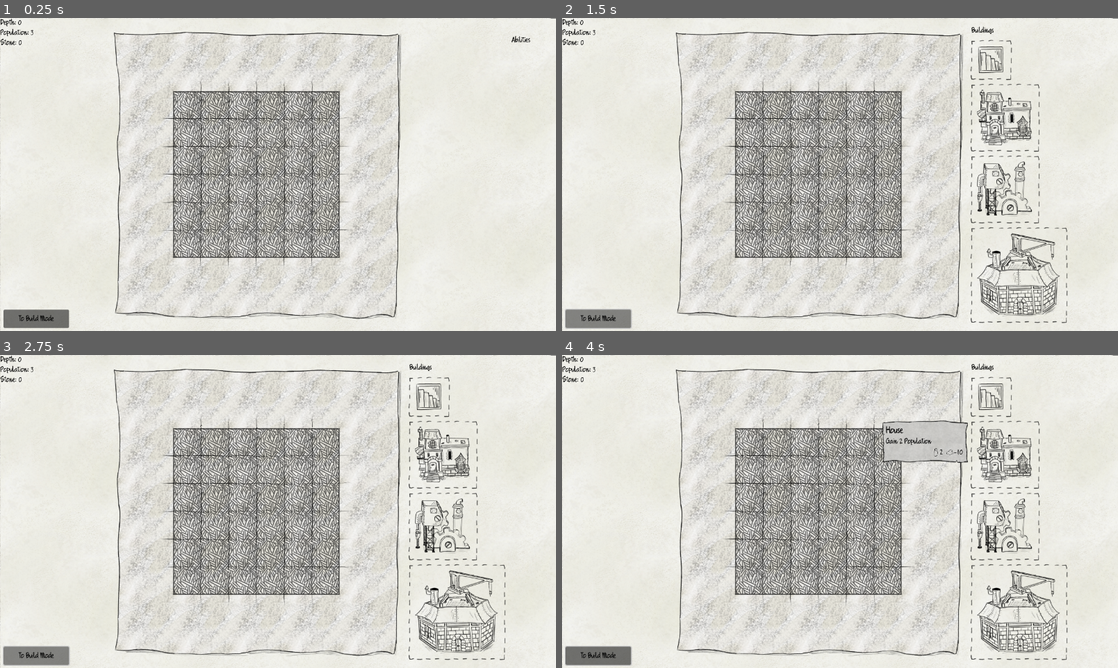
Above: before the commit, frames 1-4 (two rows, left to right).
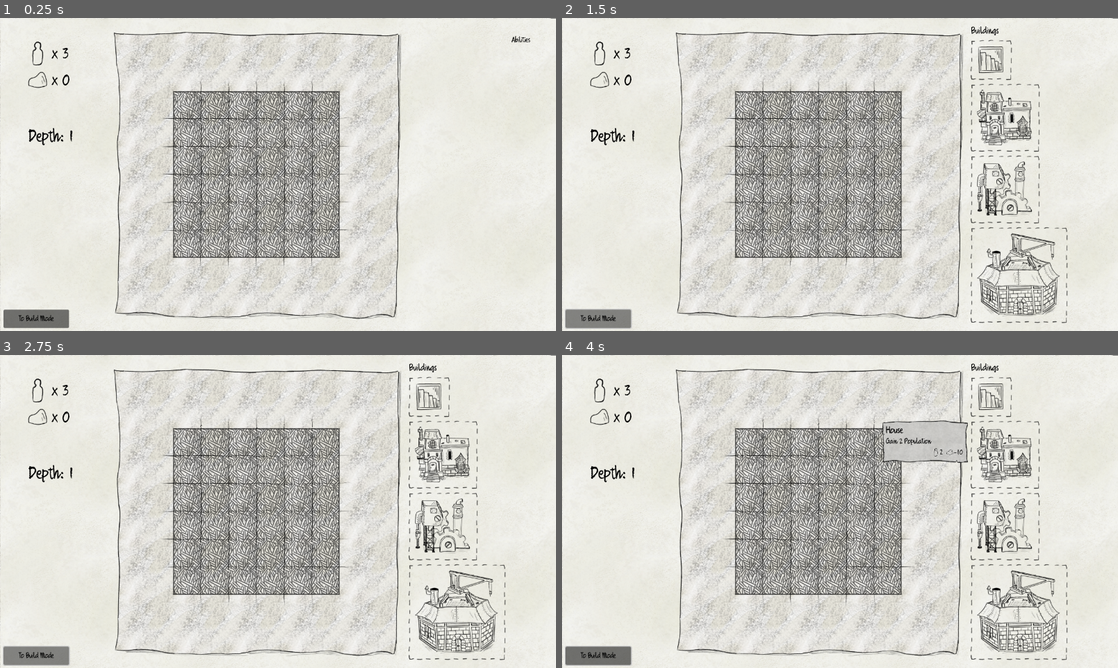
Above: after the commit, the same moments.

Repository: e-lain/MinesweeperDwarves
Game: Godot game, scene res://Main.tscn
The game is run twice, just before and just after one commit, with the same random seed, the same clock (stepped at 60 frames per second) and the same inputs.
Inputs (mouse positions are in pixels of both pictures, inside the frame that each line leads up to):
- Up to frame 1 (0.25 s): no input
- Up to frame 2 (1.5 s): click "To Build Mode" at 0.5 s; click "To Build Mode" at 1.25 s
- Up to frame 3 (2.75 s): click "To Build Mode" at 2 s
- Up to frame 4 (4 s): move the mouse to (990, 395) at 2.77 s; press the mouse at (990, 395) at 2.78 s; move the mouse to (1006, 455) at 3.52 s; release the mouse at (1006, 455) at 3.53 s; right-click (1006, 455) at 3.6 s; click (1006, 455) at 3.67 s

The runs differ from the first frame. In frame 1, 0.5% of the frame differs, in the area x 0-13%, y 0-41%; in frame 2, 0.5%, in the area x 0-79%, y 0-41%; in frame 3, 0.5%; in frame 4, 0.5%.

Commit message:
Use Icons For Resources

Diff:
--- a/Main.gd
+++ b/Main.gd
@@ -1,4 +1,8 @@
 extends Node2D
+
+@onready var depth_label = $CanvasLayer/UI/Depth
+@onready var population_label = $CanvasLayer/UI/Resources/PopulationBox/Population
+@onready var stone_label =$CanvasLayer/UI/Resources/StoneBox/Stone
 
 var Board = preload("res://board.tscn")
 
@@ -40,9 +44,9 @@
 
 # Called every frame. 'delta' is the elapsed time since the previous frame.
 func _process(delta):
-	get_node("CanvasLayer/UI/Resources/Population").text = "Population: %d" % [population]
-	get_node("CanvasLayer/UI/Resources/Stone").text = "Stone: %d" % [stone]
-	get_node("CanvasLayer/UI/Resources/Depth").text = "Depth: %d" % [depth]
+	population_label.text = "x %d" % [population]
+	stone_label.text = "x %d" % [stone]
+	depth_label.text = "Depth: %d" % [depth + 1]
 
 func build(type: BuildingData.Type):
 	print("func build, building_name: ", type)
--- a/Main.tscn
+++ b/Main.tscn
@@ -1,10 +1,12 @@
-[gd_scene load_steps=9 format=3 uid="uid://iqvlmmwy7d46"]
+[gd_scene load_steps=11 format=3 uid="uid://iqvlmmwy7d46"]
 
 [ext_resource type="Script" path="res://Main.gd" id="1_t2km6"]
 [ext_resource type="Theme" uid="uid://b6iv3a38m6uhb" path="res://UI.tres" id="2_b2qml"]
 [ext_resource type="PackedScene" uid="uid://dmmp1otl8dakg" path="res://Buildings/ToolbarBuilding.tscn" id="3_22qjw"]
 [ext_resource type="Texture2D" uid="uid://c5ocuxxxsbgne" path="res://Assets/UI/UIMapBackgroundAndBorder.png" id="3_c74ye"]
 [ext_resource type="Script" path="res://BuildMenu.gd" id="4_4yfy1"]
+[ext_resource type="Texture2D" uid="uid://du5p0tvlhojks" path="res://Assets/UI/PopIcon.png" id="4_wg3lp"]
+[ext_resource type="Texture2D" uid="uid://ca5lct0ctr37m" path="res://Assets/UI/StoneIcon.png" id="5_o2ngn"]
 [ext_resource type="FontFile" uid="uid://m1fwnp6qsmnn" path="res://Assets/UI/Quikhand.ttf" id="6_rv3xe"]
 [ext_resource type="PackedScene" uid="uid://doi658hn04jhv" path="res://UI/popup.tscn" id="7_703se"]
 [ext_resource type="Script" path="res://AbilityMenu.gd" id="9_3lmso"]
@@ -34,22 +36,47 @@
 mouse_filter = 2
 texture = ExtResource("3_c74ye")
 
+[node name="Depth" type="Label" parent="CanvasLayer/UI"]
+layout_mode = 2
+offset_left = 65.0
+offset_top = 251.0
+offset_right = 225.0
+offset_bottom = 295.0
+theme_override_font_sizes/font_size = 36
+text = "Depth: 0"
+
 [node name="Resources" type="VBoxContainer" parent="CanvasLayer/UI"]
 layout_mode = 0
-offset_right = 160.0
-offset_bottom = 224.0
-
-[node name="Depth" type="Label" parent="CanvasLayer/UI/Resources"]
-layout_mode = 2
-text = "Depth: 0"
-
-[node name="Population" type="Label" parent="CanvasLayer/UI/Resources"]
-layout_mode = 2
-text = "Population: 0"
-
-[node name="Stone" type="Label" parent="CanvasLayer/UI/Resources"]
-layout_mode = 2
-text = "Food: 0"
+offset_left = 57.0
+offset_top = 52.0
+offset_right = 217.0
+offset_bottom = 276.0
+
+[node name="PopulationBox" type="HBoxContainer" parent="CanvasLayer/UI/Resources"]
+layout_mode = 2
+
+[node name="TextureRect" type="TextureRect" parent="CanvasLayer/UI/Resources/PopulationBox"]
+modulate = Color(0, 0, 0, 1)
+layout_mode = 2
+texture = ExtResource("4_wg3lp")
+
+[node name="Population" type="Label" parent="CanvasLayer/UI/Resources/PopulationBox"]
+layout_mode = 2
+theme_override_font_sizes/font_size = 36
+text = "x 3"
+
+[node name="StoneBox" type="HBoxContainer" parent="CanvasLayer/UI/Resources"]
+layout_mode = 2
+
+[node name="TextureRect" type="TextureRect" parent="CanvasLayer/UI/Resources/StoneBox"]
+modulate = Color(0, 0, 0, 1)
+layout_mode = 2
+texture = ExtResource("5_o2ngn")
+
+[node name="Stone" type="Label" parent="CanvasLayer/UI/Resources/StoneBox"]
+layout_mode = 2
+theme_override_font_sizes/font_size = 36
+text = "x 3"
 
 [node name="EndLevelBtn" type="Button" parent="CanvasLayer/UI"]
 layout_mode = 0
@@ -110,10 +137,11 @@
 
 [node name="Label" type="Label" parent="CanvasLayer/BuildMenu"]
 layout_mode = 0
-offset_left = 943.0
-offset_top = 19.0
-offset_right = 1014.0
-offset_bottom = 45.0
+offset_left = 942.0
+offset_top = 18.0
+offset_right = 1013.0
+offset_bottom = 44.0
+theme_override_font_sizes/font_size = 20
 text = "Buildings"
 
 [node name="Tooltip" type="Label" parent="CanvasLayer/BuildMenu"]
